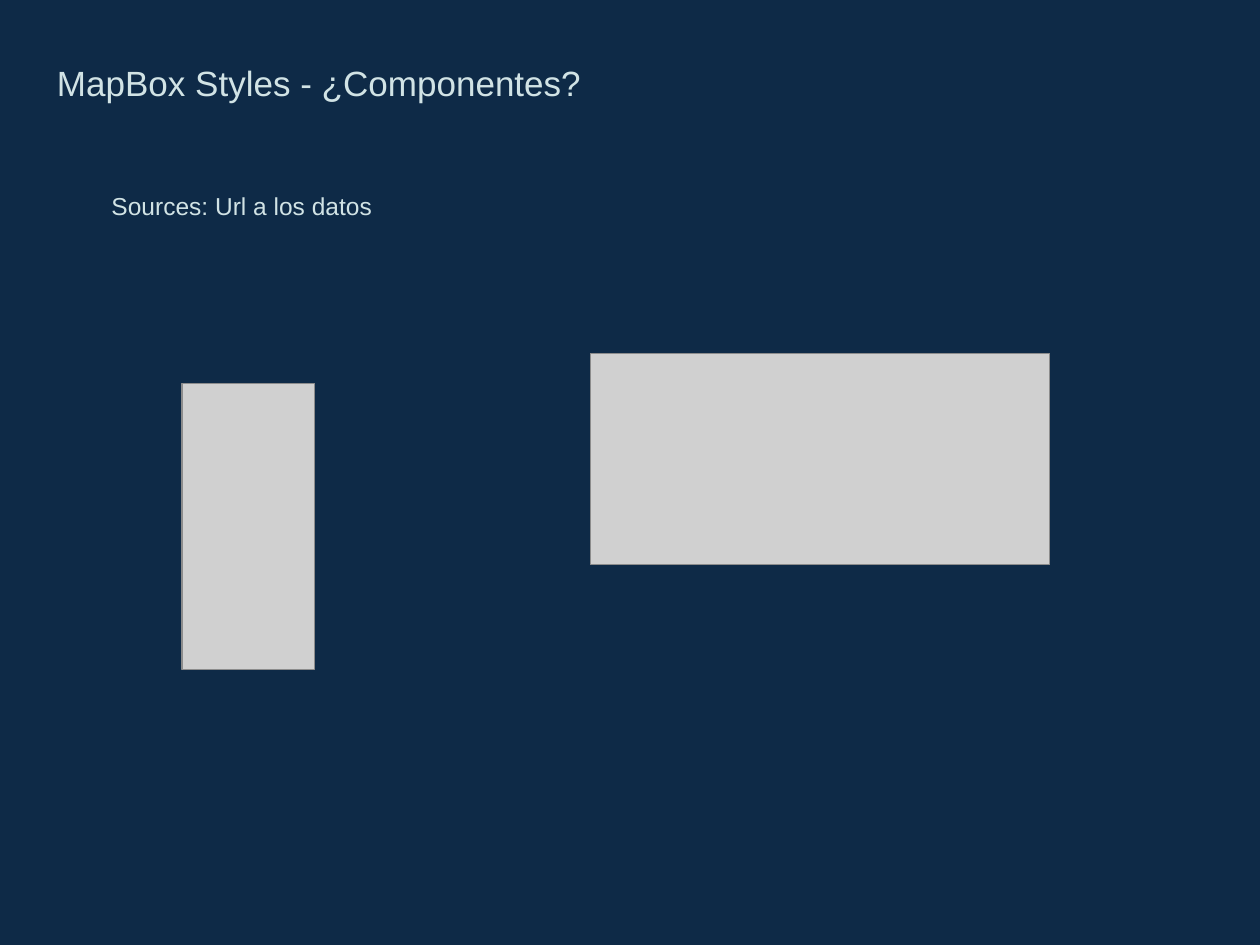
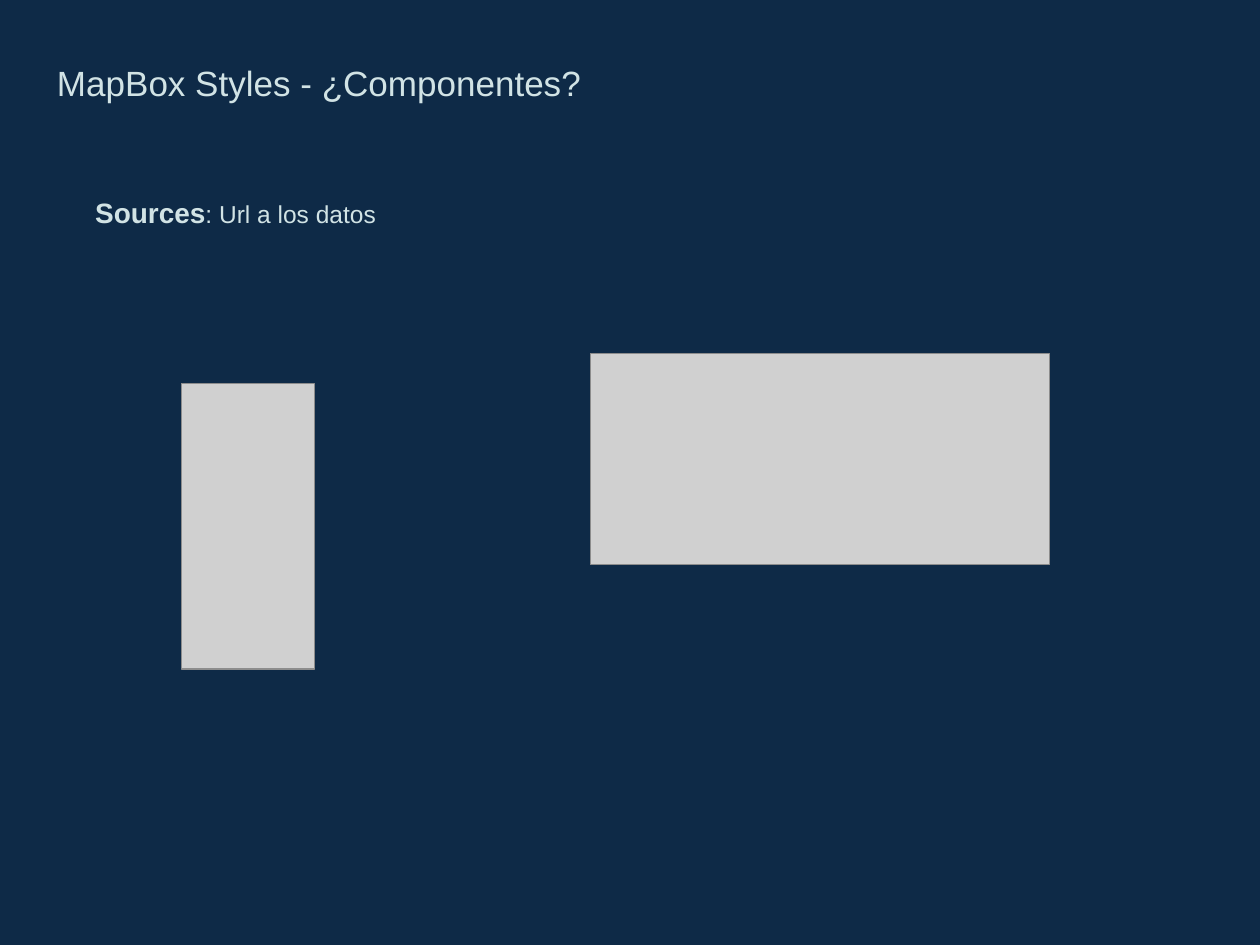
Before and after one commit to gis-master-m2/m2-geoweb, a slide deck: slide 10 of docs/presentacion/vector-tiles.pptx (slide 9 before the commit). Drawn at 1260x945 pixels with LibreOffice and Linux fonts; fonts in the diff are those of the drawing; grey boxes stand for pictures. Boxes give left, top, right and bottom in pixels: in the first picture for what was removed or moved away, otherwise in the second. Text is boxed around its words. In the diff, an @@ line names an element or a change of style, - is before the commit and + after.

```diff
--- a/docs/presentacion/vector-tiles.pptx
+++ b/docs/presentacion/vector-tiles.pptx
@@ text "Sources: Url a los datos": place and size @@
-text "Sources: Url a los datos" at (111,197,372,216)
+text "Sources: Url a los datos" at (95,203,376,224)
@@ text "Sources: Url a los datos" at (95,203,376,224): size 14 to 16 pt, bold on in "Sources:" @@
```
Also in this commit, not shown: 8 other slides changed, 3 slides added, 1 slide removed, 20 other files.
